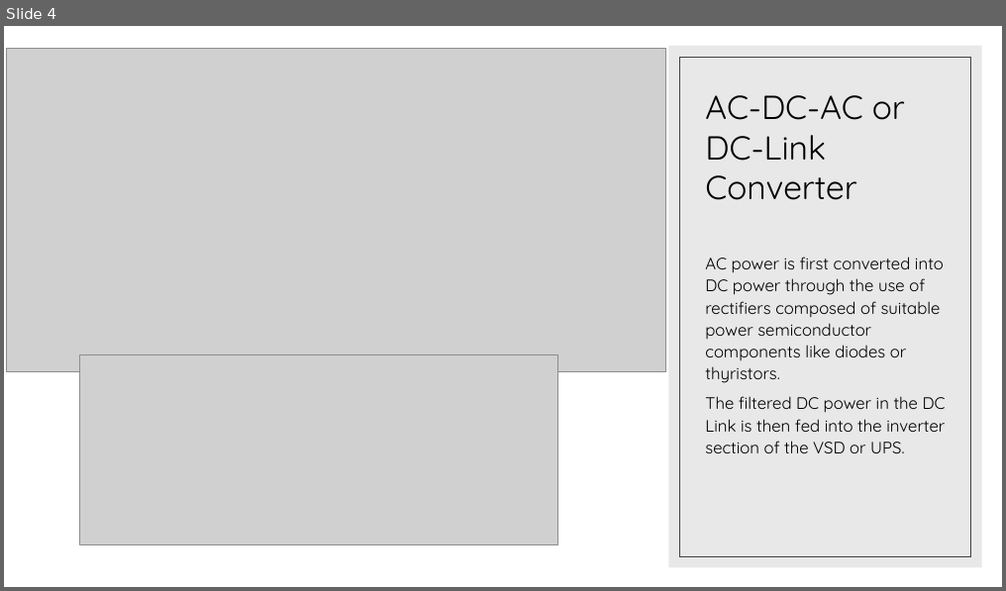
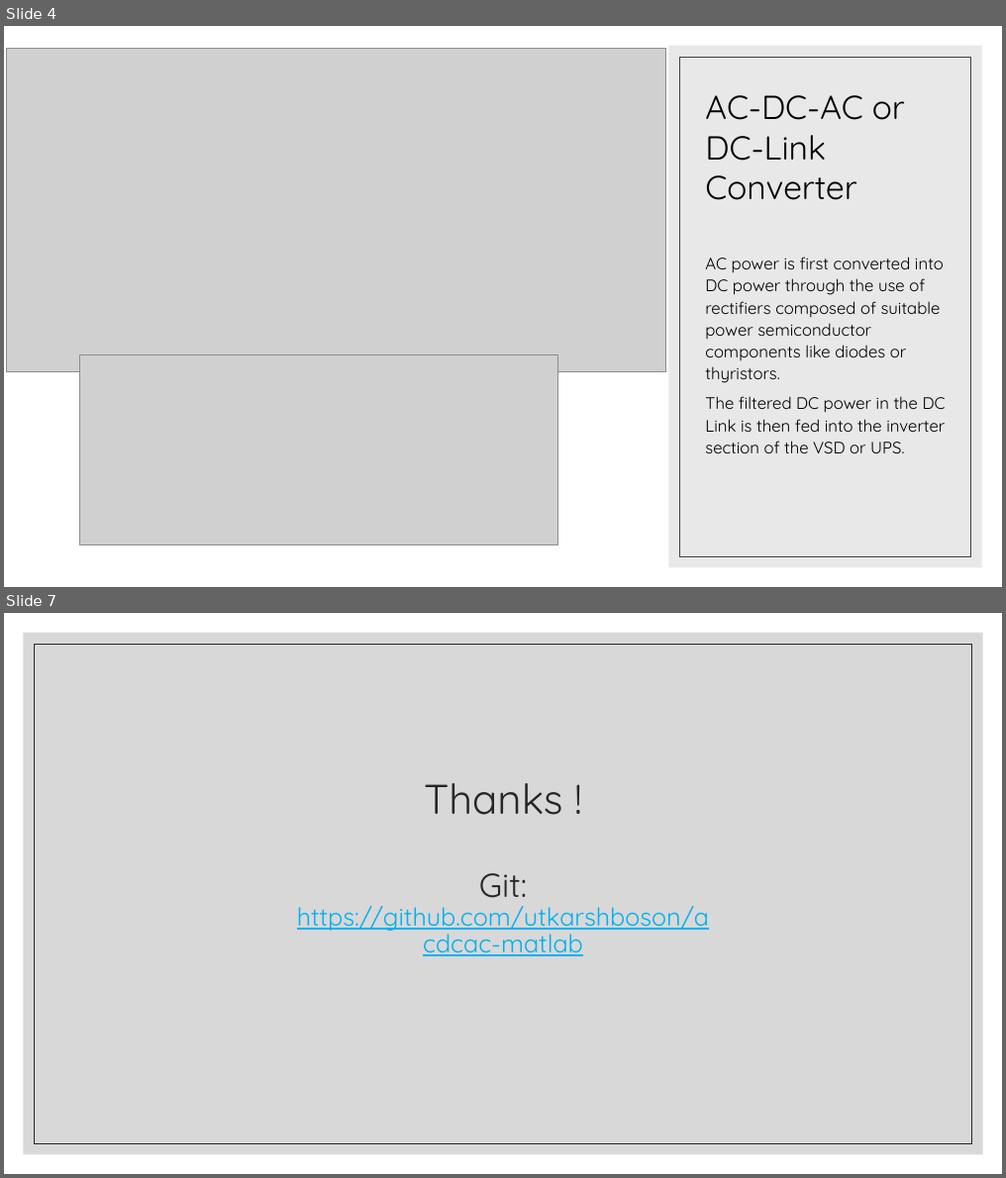
Before and after one commit to utkarshboson/acdcac-matlab, a slide deck: AC-DC-AC.pptx. Shown one above the other, each under a label of ours: slide 4 before the commit, slides 4 and 7 after it; the slides between them are not shown. The pictures are 1006x591 and 1006x1178 pixels, drawn with LibreOffice and Linux fonts; fonts in the diff are those of the drawing; grey boxes stand for pictures. Boxes give left, top, right and bottom in pixels: in the first picture for what was removed or moved away, otherwise in the second. Text is boxed around its words. In the diff, an @@ line names an element or a change of style, - is before the commit and + after.

```diff
--- a/AC-DC-AC.pptx
+++ b/AC-DC-AC.pptx
@@ slide 7 added at [4, 613, 1002, 1174], background #FFFFFF @@
@@ rectangle added at [24, 633, 983, 1155], fill #BFBFBF at 60% opacity @@
@@ rectangle added at [35, 644, 972, 1144], outline #262626 0.5 pt @@
@@ title added at [297, 783, 709, 957], 24 pt, text #00B0F0, underline @@
+Thanks !
+Git: https://github.com/utkarshboson/acdcac-matlab
```
Also in this commit, not shown: 2 slides changed, 1 slide removed.
